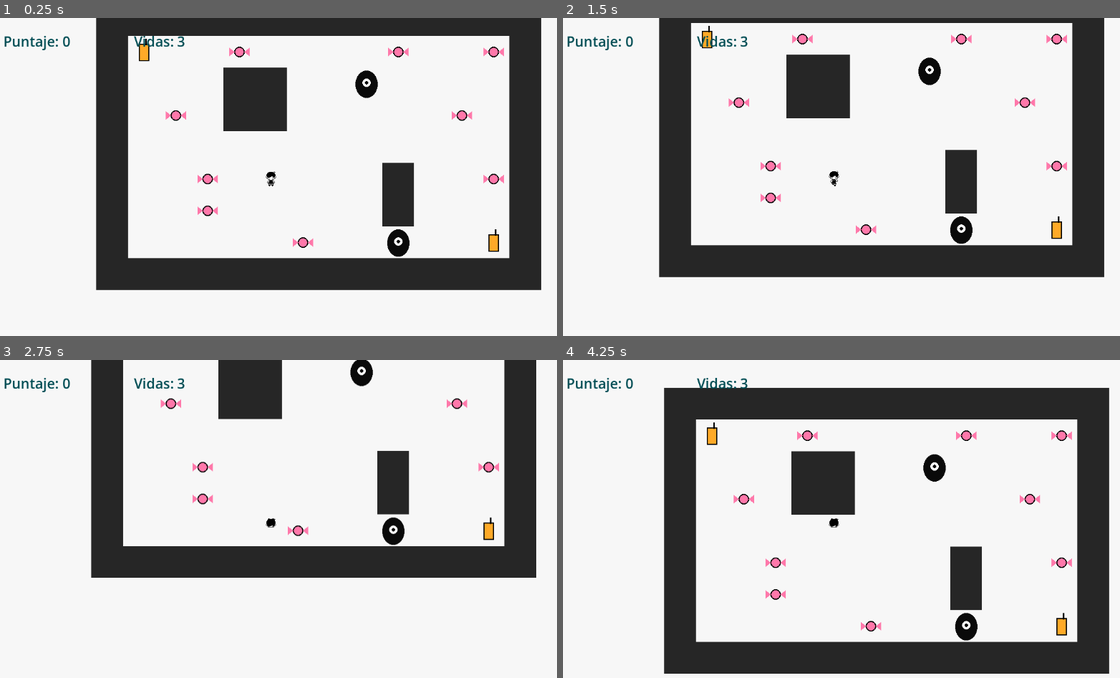
Above: before the commit, frames 1-4 (two rows, left to right).
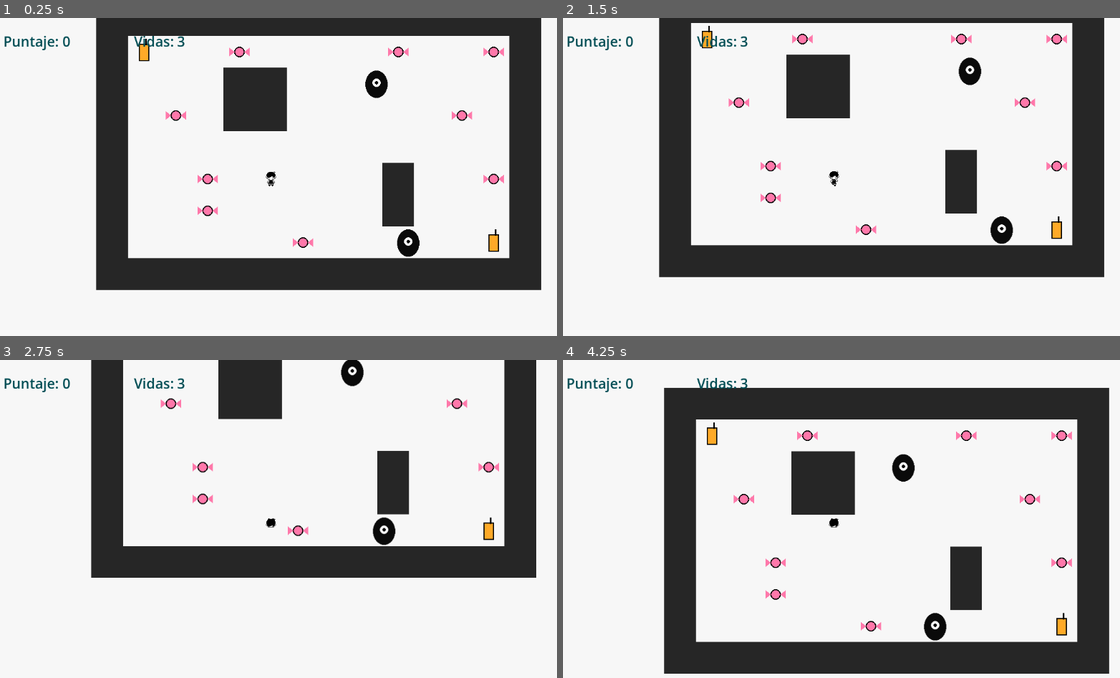
Above: after the commit, the same moments.

Repository: 7M1la/OMORI
Game: Godot game, scene res://mundo.tscn
Same seed, same stepped clock (60 frames per second), same inputs: the game is played once before the commit and once after it.
Inputs:
- Up to frame 1 (0.25 s): no input
- Up to frame 2 (1.5 s): hold D (move_right) 0.53-1.28 s; tap K (asustarse) at 0.6 s; hold S (move_down) from 1.28 s (still down); tap Shift (correr) at 1.35 s
- Up to frame 3 (2.75 s): release S (move_down) at 2.03 s; hold D (move_right) from 2.03 s (still down); tap K (asustarse) at 2.1 s
- Up to frame 4 (4.25 s): release D (move_right) at 2.78 s; hold W (move_up) 2.78-3.53 s; tap Shift (correr) at 2.85 s; hold A (move_left) from 3.53 s (still down); tap K (asustarse) at 3.6 s

The runs differ from the first frame. In frame 1, 0.7% of the frame differs, in the area x 63-76%, y 16-76%; in frame 2, 1.0%; in frame 3, 0.7%; in frame 4, 1.1%, in the area x 58-75%, y 29-89%.

Commit message:
Se agrega movimiento de vaivén al Algo y se actualiza para que detecte a Omori

Diff:
--- a/Base Taller 3/algo.gd
+++ b/Base Taller 3/algo.gd
@@ -1,15 +1,44 @@
 extends Area2D
+# Algo: enemigo con vaivén (como el de The Impossible Game).
+# No decide nada: solo avisa "toqué al jugador". El Mundo decide qué pasa.
 
 signal toco_al_jugador(algo)
 
-@onready var x_inicial = position.x
+@export var speed = 80.0          # px/s; con 0 se queda quieto
+@export var distancia = 100.0     # cuánto se aleja de su punto inicial, a cada lado
+@export var vertical = false      # Extra 2: false = vaivén horizontal, true = vertical
+
+var inicio = Vector2.ZERO
+var direccion = 1
+
 
 func _ready():
+	inicio = position
 	body_entered.connect(_on_body_entered)
 
-func _on_body_entered(body):
-	if body.is_in_group("omori"):
-		toco_al_jugador.emit(self)
+
+func _physics_process(delta):
+	if vertical:
+		position.y += speed * direccion * delta
+		if abs(position.y - inicio.y) >= distancia:
+			position.y = inicio.y + distancia * direccion
+			direccion = -direccion
+	else:
+		position.x += speed * direccion * delta
+		if abs(position.x - inicio.x) >= distancia:
+			position.x = inicio.x + distancia * direccion
+			direccion = -direccion
+
 
 func volver_a_casa():
-	position.x = x_inicial
+	# Lo deja en su x inicial (o su y inicial si es vertical).
+	if vertical:
+		position.y = inicio.y
+	else:
+		position.x = inicio.x
+	direccion = 1
+
+
+func _on_body_entered(body):
+	if body.is_in_group("jugador"):
+		toco_al_jugador.emit(self)
